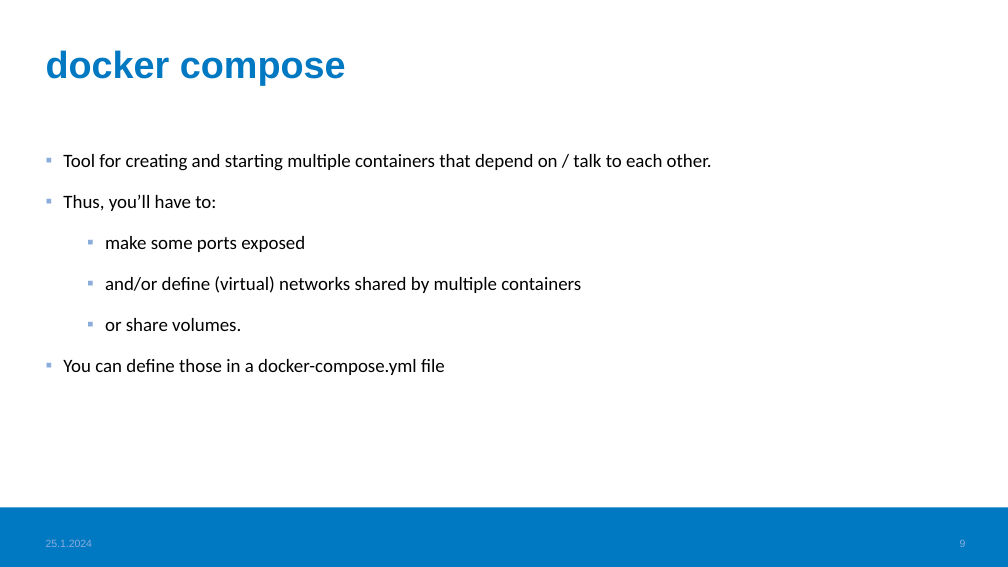
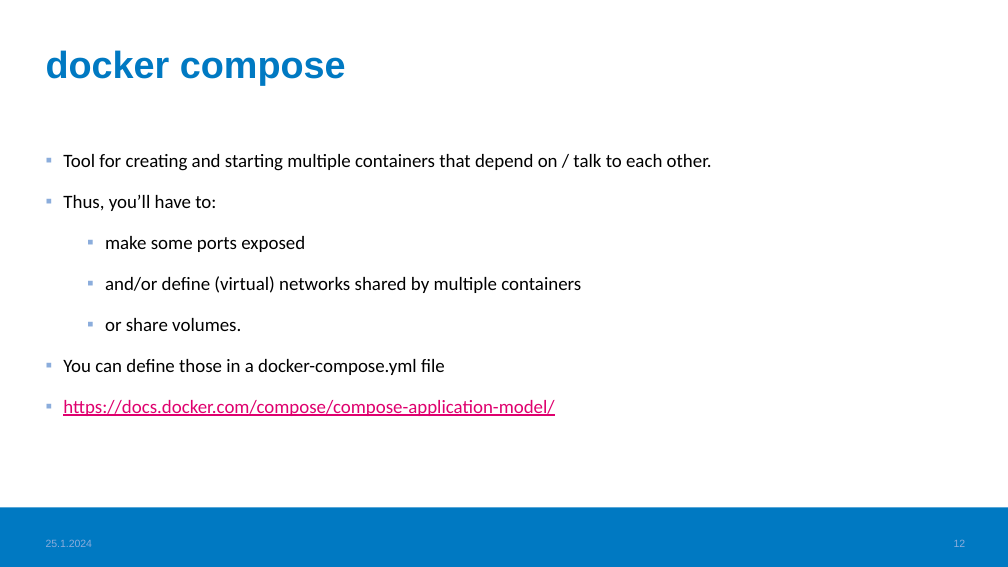
Before and after one commit to haagahelia/ohke-teknologiat, a slide deck: slide 12 of 01_docker/DockerConceptsAndVocabulary.pptx (slide 9 before the commit). Drawn at 1008x567 pixels with LibreOffice and Linux fonts; fonts in the diff are those of the drawing; background and template pictures are left out. Boxes give left, top, right and bottom in pixels: in the first picture for what was removed or moved away, otherwise in the second. Text is boxed around its words. In the diff, an @@ line names an element or a change of style, - is before the commit and + after.

Commit message:
More docker pics

```diff
--- a/01_docker/DockerConceptsAndVocabulary.pptx
+++ b/01_docker/DockerConceptsAndVocabulary.pptx
@@ text at (63, 400, 554, 416): paragraph added @@
+▪ https://docs.docker.com/compose/compose-application-model/
@@ page number at (954, 540, 966, 547): text changed @@
-9
+12
```
Also in this commit, not shown: 2 other slides changed, 5 slides added, 3 other files.
